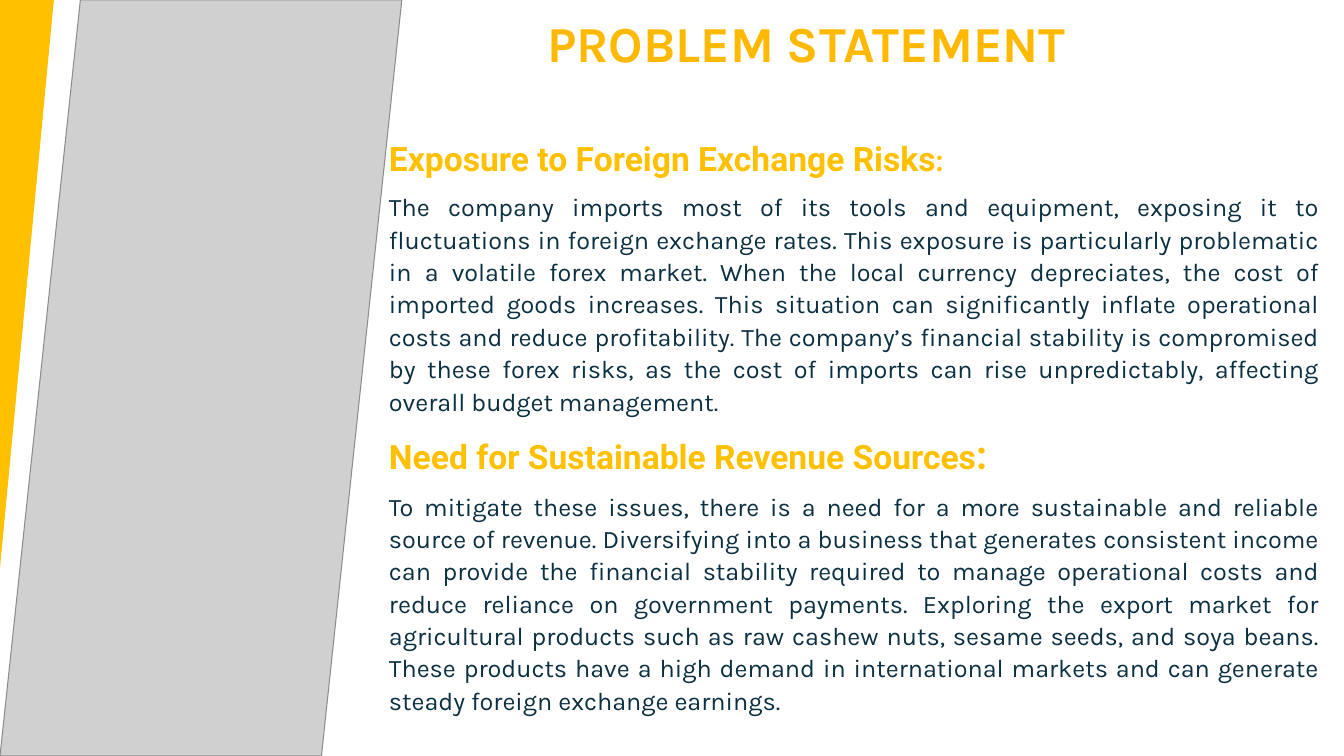
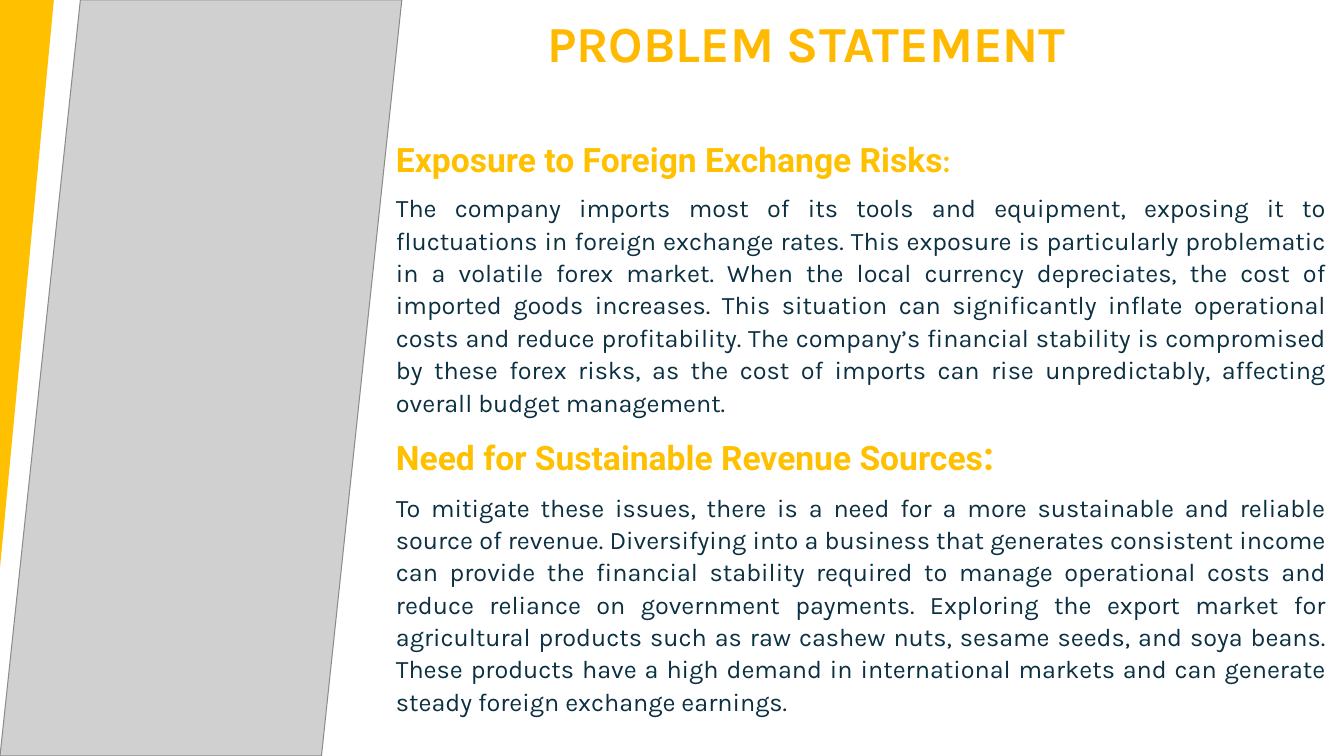
Before and after one commit to Gbekoilias/SustainableBusinessExpansion, a slide deck: slide 4 of Diversification Strategy for Government Construction.pptx. Drawn at 1344x756 pixels with LibreOffice and Linux fonts; fonts in the diff are those of the drawing; grey boxes stand for pictures. Boxes give left, top, right and bottom in pixels: in the first picture for what was removed or moved away, otherwise in the second. Text is boxed around its words. In the diff, an @@ line names an element or a change of style, - is before the commit and + after.

```diff
--- a/Diversification Strategy for Government Construction.pptx
+++ b/Diversification Strategy for Government Construction.pptx
@@ text "Exposure to Foreign Exchange Risks:" moved from (x1=389, y1=145, x2=1319, y2=716) to (x1=396, y1=146, x2=1326, y2=717) @@
```
Also in this commit, not shown: 1 other slide changed, 7 slides added, 2 slides removed, 5 other files.
